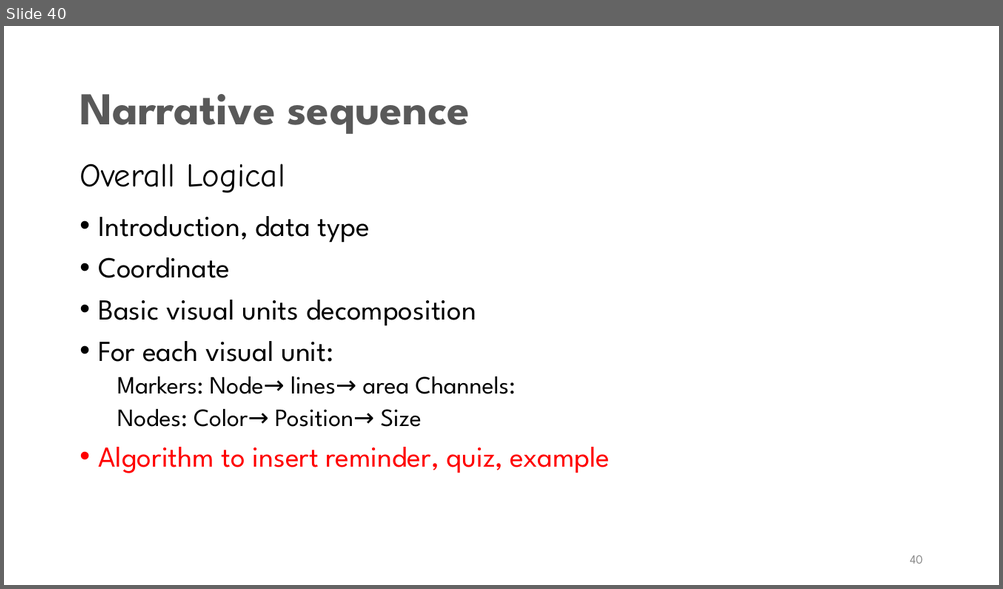
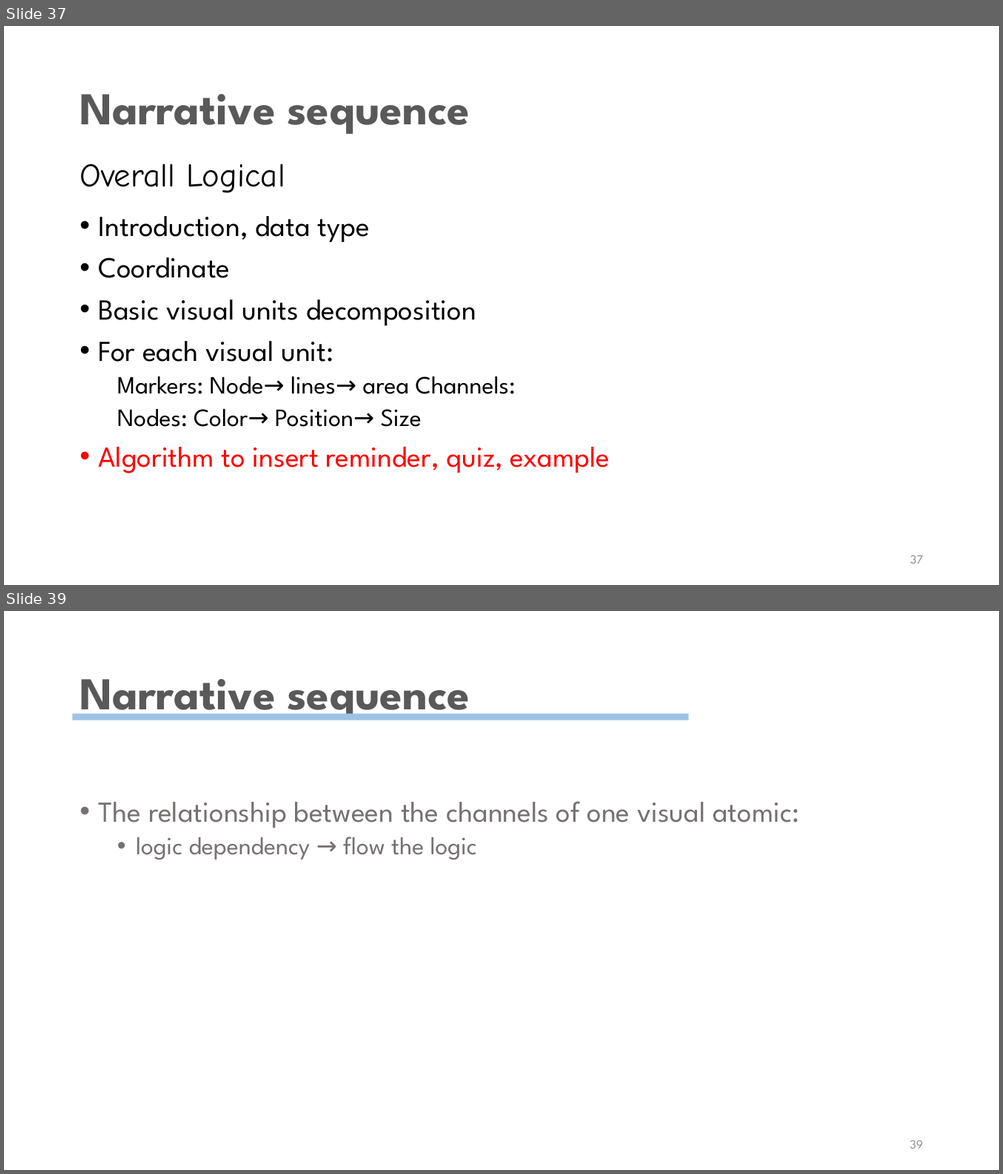
Before and after one commit to wangqianwen0418/decompose-vis, a slide deck: Narvis.pptx. Shown one above the other, each under a label of ours: slide 40 before the commit, slides 37 and 39 after it; the slides between them are not shown. The pictures are 1003x589 and 1003x1174 pixels, drawn with LibreOffice and Linux fonts; fonts in the diff are those of the drawing. Boxes give left, top, right and bottom in pixels: in the first picture for what was removed or moved away, otherwise in the second. Text is boxed around its words. In the diff, an @@ line names an element or a change of style, - is before the commit and + after.

Commit message:
ppt update

```diff
--- a/Narvis.pptx
+++ b/Narvis.pptx
@@ slide 39 added at [4, 611, 999, 1170], background #FFFFFF @@
@@ title added at [79, 679, 469, 721], 44 pt, text #595959, bold @@
+Narrative sequence
@@ rectangle added at [73, 713, 689, 720], fill #9DC3E6 @@
@@ text added at [99, 801, 800, 860], 28 pt, text #767171 @@
+• The relationship between the channels of one visual atomic:
+  • logic dependency → flow the logic
@@ page number added at [910, 1141, 923, 1149], 12 pt, text #8C8C8C @@
+39
@@ what was slide 40 is now slide 37 @@
@@ page number at [910, 556, 922, 564]: text changed @@
-40
+37
```
Also in this commit, not shown: 1 slide changed.
